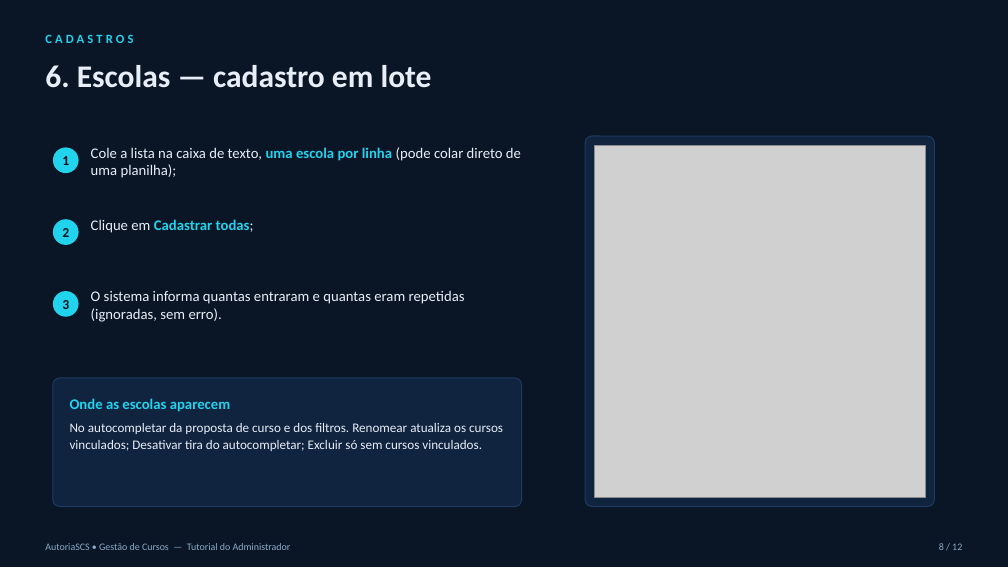
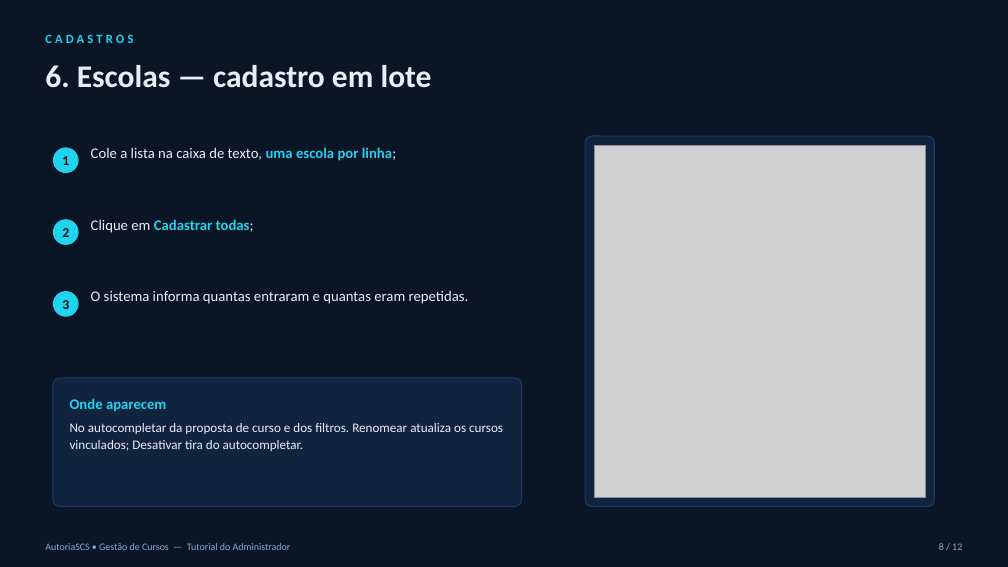
Before and after one commit to flaviospina/AutoriaSCS-Scrum-cursos, a slide deck: slide 8 of docs/tutoriais/Tutorial-Admin.pptx. Drawn at 1008x567 pixels with LibreOffice and Linux fonts; fonts in the diff are those of the drawing; grey boxes stand for pictures. Boxes give left, top, right and bottom in pixels: in the first picture for what was removed or moved away, otherwise in the second. Text is boxed around its words. In the diff, an @@ line names an element or a change of style, - is before the commit and + after.

```diff
--- a/docs/tutoriais/Tutorial-Admin.pptx
+++ b/docs/tutoriais/Tutorial-Admin.pptx
@@ text at (91, 147, 396, 161): text changed @@
-Cole a lista na caixa de texto, uma escola por linha (pode colar direto de uma planilha);
+Cole a lista na caixa de texto, uma escola por linha;
@@ text at (91, 291, 469, 304): text changed @@
-O sistema informa quantas entraram e quantas eram repetidas (ignoradas, sem erro).
+O sistema informa quantas entraram e quantas eram repetidas.
@@ text at (70, 398, 166, 412): text changed @@
-Onde as escolas aparecem
+Onde aparecem
@@ text at (70, 423, 503, 451): text changed @@
-No autocompletar da proposta de curso e dos filtros. Renomear atualiza os cursos vinculados; Desativar tira do autocompletar; Excluir só sem cursos vinculados.
+No autocompletar da proposta de curso e dos filtros. Renomear atualiza os cursos vinculados; Desativar tira do autocompletar.
```
Also in this commit, not shown: 10 other slides changed, 1 slide added, 1 slide removed, 18 other files.
